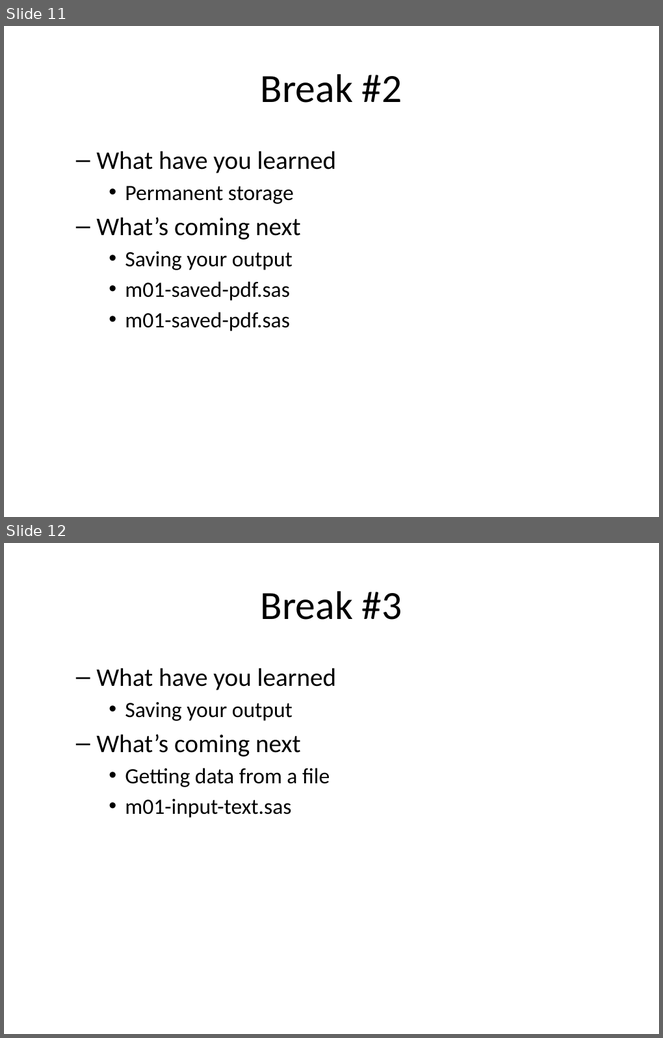
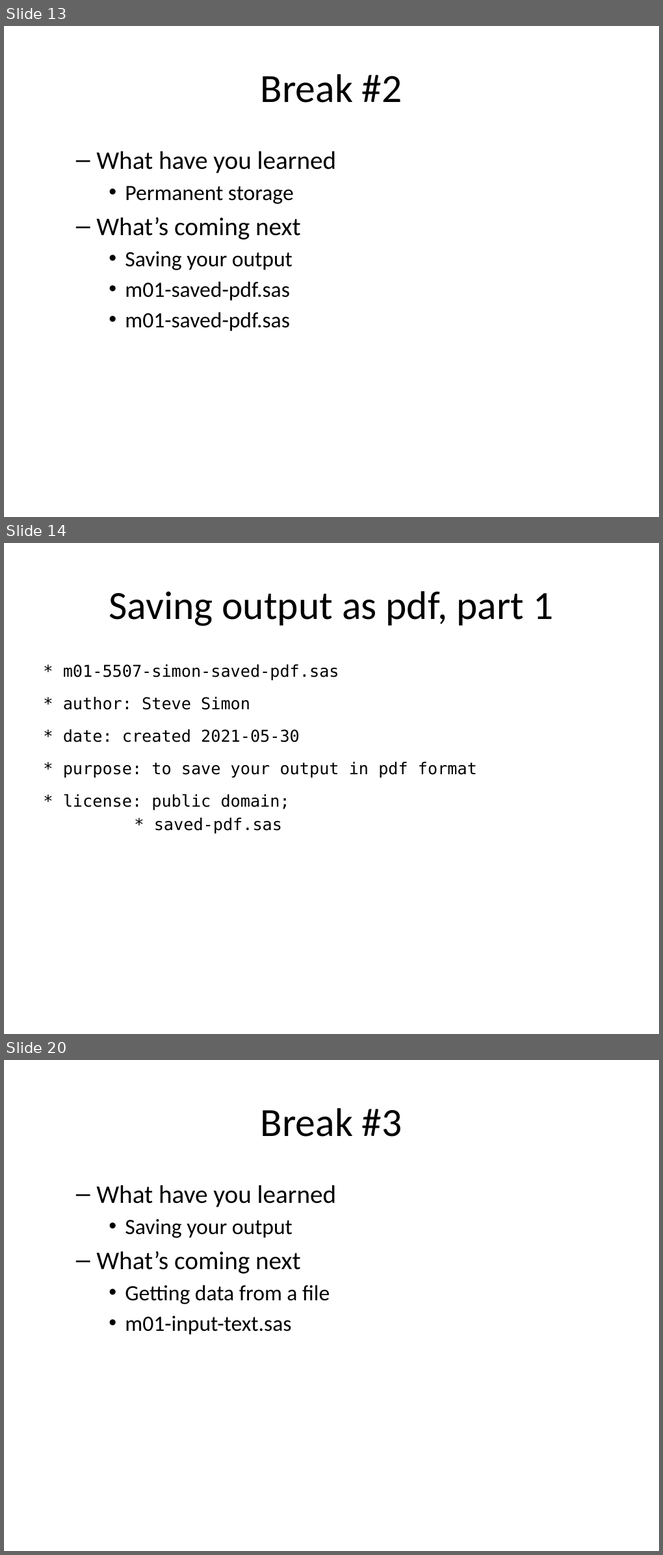
Before and after one commit to pmean/introduction-to-SAS, a slide deck: results/m01-basic-program.pptx. Shown one above the other, each under a label of ours: slides 11 and 12 before the commit, slides 13, 14 and 20 after it; the slides between them are not shown. The pictures are 663x1038 and 663x1555 pixels, drawn with LibreOffice and Linux fonts; fonts in the diff are those of the drawing. Boxes give left, top, right and bottom in pixels: in the first picture for what was removed or moved away, otherwise in the second. Text is boxed around its words. In the diff, an @@ line names an element or a change of style, - is before the commit and + after.

```diff
--- a/results/m01-basic-program.pptx
+++ b/results/m01-basic-program.pptx
@@ slide 14 added at <box>4,543,659,1034</box>, background #FFFFFF @@
@@ title added at <box>109,591,553,626</box>, 44 pt, text #000000 @@
+Saving output as pdf, part 1
@@ text added at <box>63,665,477,834</box>, 18 pt, text #000000 @@
+* m01-5507-simon-saved-pdf.sas
+* author: Steve Simon
+* date: created 2021-05-30
+* purpose: to save your output in pdf format
+* license: public domain;
+* saved-pdf.sas
@@ what was slide 11 is now slide 13 @@
@@ what was slide 12 is now slide 20 @@
```
Also in this commit, not shown: 3 slides changed, 11 other slides added, 6 other files.
